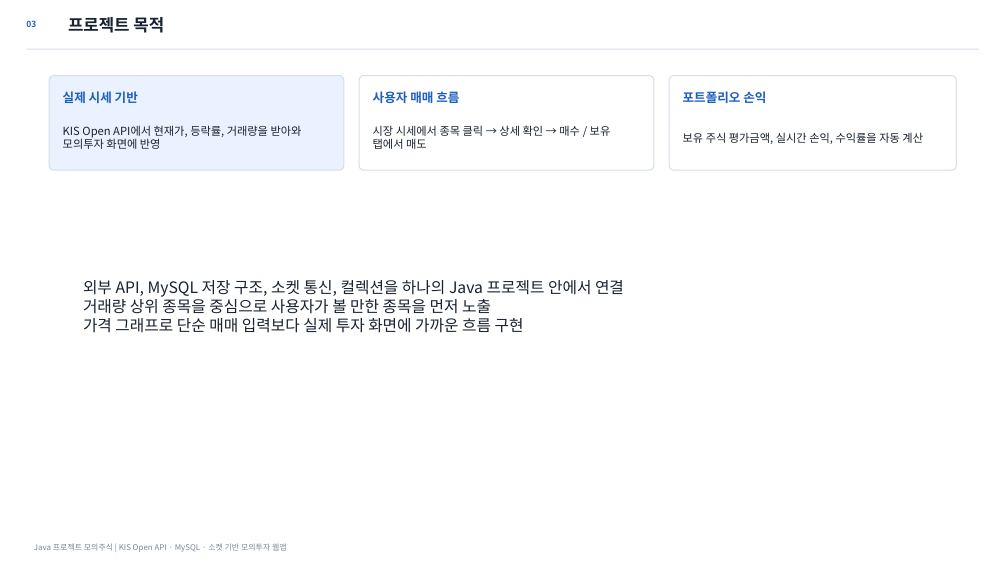
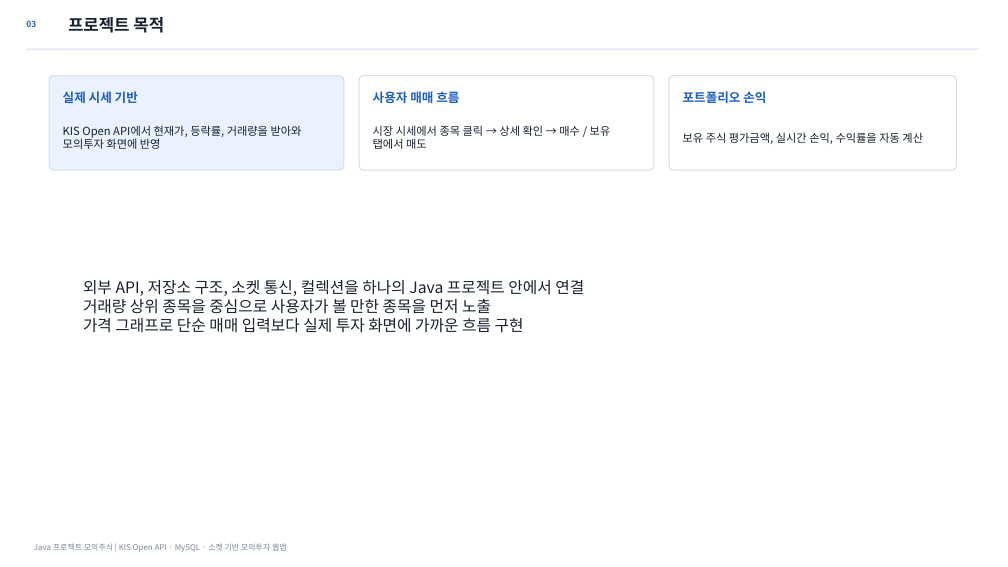
Before and after one commit to osangmin51-spec/javaproject, a slide deck: slide 3 of deliverables/Java_모의주식투자_발표자료_최종정합본.pptx. Drawn at 1008x567 pixels with LibreOffice and Linux fonts; fonts in the diff are those of the drawing. Boxes give left, top, right and bottom in pixels: in the first picture for what was removed or moved away, otherwise in the second. Text is boxed around its words. In the diff, an @@ line names an element or a change of style, - is before the commit and + after.

```diff
--- a/deliverables/Java_모의주식투자_발표자료_최종정합본.pptx
+++ b/deliverables/Java_모의주식투자_발표자료_최종정합본.pptx
@@ text at (x1=83, y1=280, x2=584, y2=296): text changed @@
-외부 API, MySQL 저장 구조, 소켓 통신, 컬렉션을 하나의 Java 프로젝트 안에서 연결
+외부 API, 저장소 구조, 소켓 통신, 컬렉션을 하나의 Java 프로젝트 안에서 연결
```
Also in this commit, not shown: 6 other slides changed, 6 other files.
